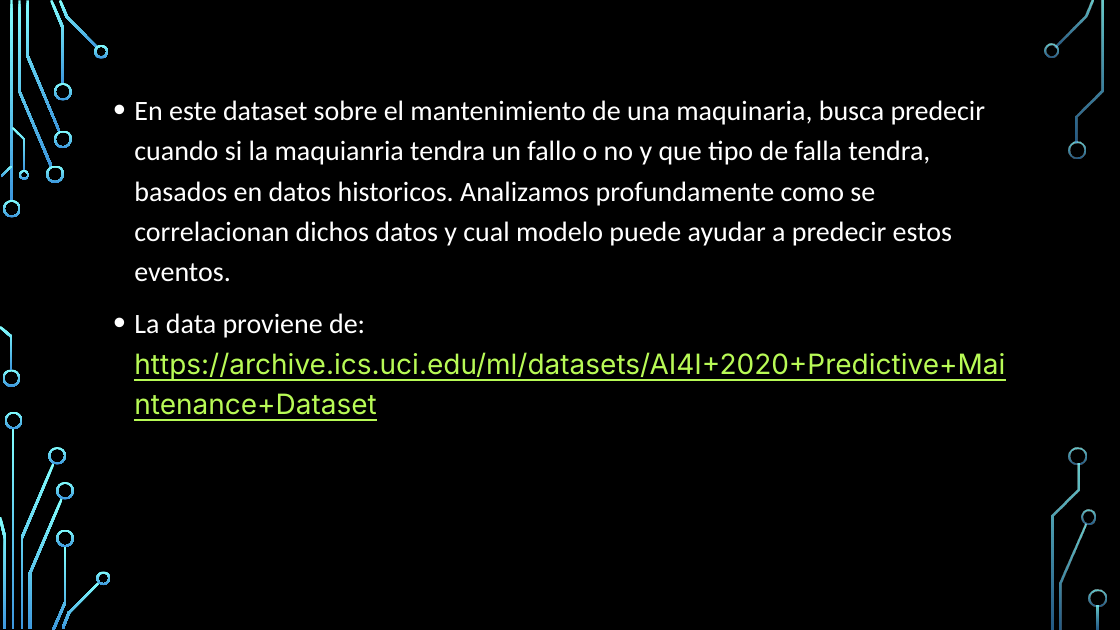
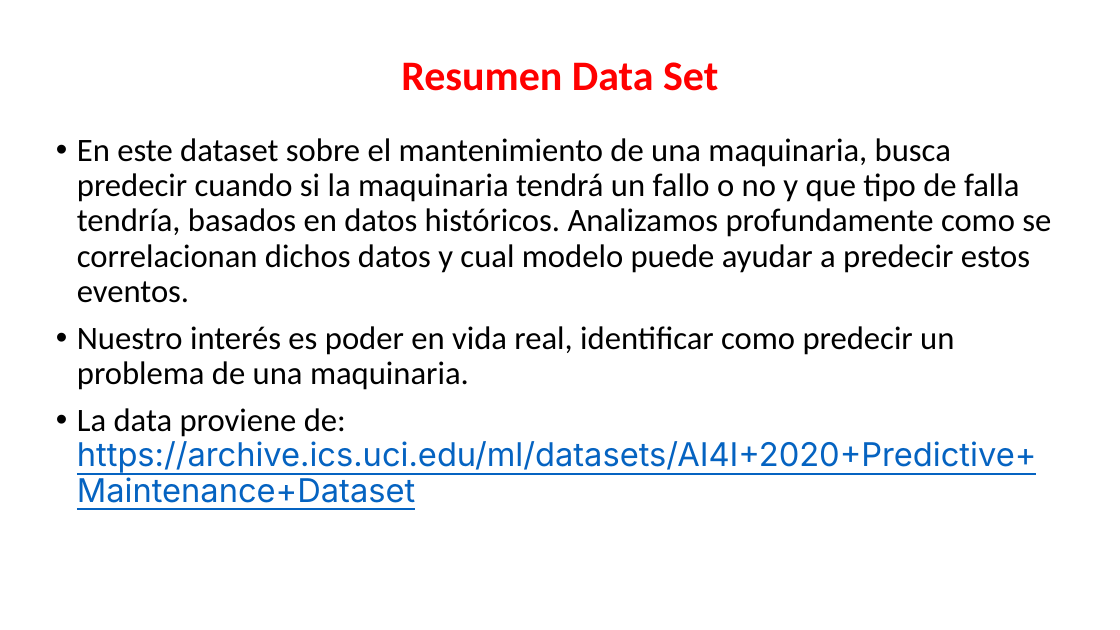
Before and after one commit to jhonnydss/Project_Maintenance, a slide deck: slide 2 of Proyecto_2.pptx. Drawn at 1120x630 pixels with LibreOffice and Linux fonts; fonts in the diff are those of the drawing; background and template pictures are left out. Boxes give left, top, right and bottom in pixels: in the first picture for what was removed or moved away, otherwise in the second. Text is boxed around its words. In the diff, an @@ line names an element or a change of style, - is before the commit and + after.

```diff
--- a/Proyecto_2.pptx
+++ b/Proyecto_2.pptx
@@ background picture (left out) to #FFFFFF @@
@@ text added at (401,62,718,91), 36 pt, text #FF0000, bold @@
+Resumen Data Set
@@ text "En este dataset sobre el ...": place and size @@
-text "En este dataset sobre el ..." at (134,100,1005,420)
+text "En este dataset sobre el ..." at (77,138,1051,510)
@@ text at (77,138,1051,390): text changed; size 24 to 28 pt; text colour #FFFFFF to #000000 @@
-• En este dataset sobre el mantenimiento de una maquinaria, busca predecir cuando si la maquianria tendra un fallo o no y que tipo de falla tendra, basados en datos historicos. Analizamos profundamente como se correlacionan dichos datos y cual modelo puede ayudar a predecir estos eventos.
+• En este dataset sobre el mantenimiento de una maquinaria, busca predecir cuando si la maquinaria tendrá un fallo o no y que tipo de falla tendría, basados en datos históricos. Analizamos profundamente como se correlacionan dichos datos y cual modelo puede ayudar a predecir estos eventos.
+• Nuestro interés es poder en vida real, identificar como predecir un problema de una maquinaria.
@@ text at (77,408,1036,510): size 24 to 28 pt in "La data proviene de: https://archive.ics.uci.edu/ml/datasets ..."; text colour #FFFFFF to #000000 in "La data proviene de:"; text colour #B8FA56 to #0563C1 in "https://archive.ics.uci.edu/ml/datasets/AI4I+2020+Predictive ..."; line spacing 1.2 to 0.9 @@
@@ group removed at (0,0,1107,630): 33 freeform shapes, 3 rectangles @@
```
Also in this commit, not shown: 15 other slides changed, 4 slides added, 1 slide removed.
